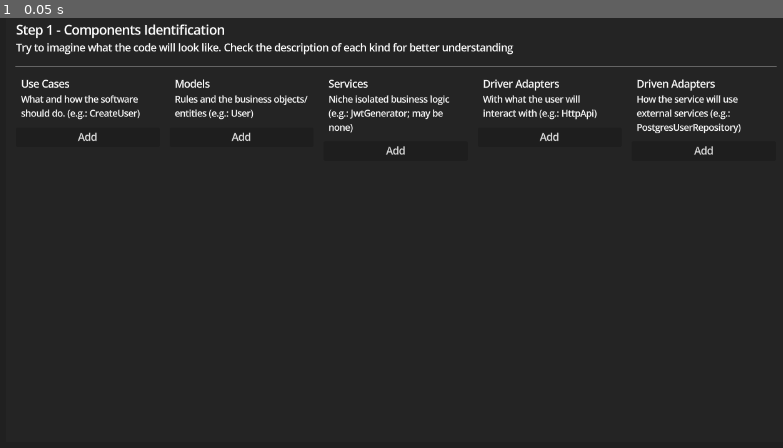
Above: before the commit, frame 1.
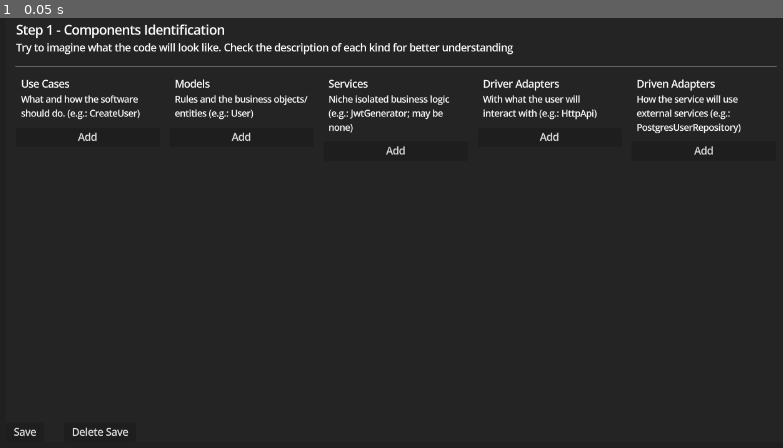
Above: after the commit, the same moment.

Repository: neoRandom/architecture-scaffolding
Game: Godot game, scene res://main.tscn
The game is run twice, just before and just after one commit, with the same random seed, the same clock (stepped at 60 frames per second) and the same inputs.
Inputs:
- Up to frame 1 (0.05 s): no input

The runs differ from the first frame. In frame 1, 0.1% of the frame differs, in the area x 1-17%, y 95-98%.

Commit message:
feat: finish connecting Step 1 with Data Store

Diff:
--- a/autoloads/data_store.gd
+++ b/autoloads/data_store.gd
@@ -1,4 +1,6 @@
 extends Node
+
+signal deleting_save
 
 const DATA_FILE_PATH := "user://data.save"
 const SAVE_TIMER_COOLDOWN := 5
@@ -90,6 +92,14 @@
 		)
 		components.remove_at(idx)
 
+	func get_component_by_id(id: int) -> Component:
+		var idx := components.find_custom(
+			func(component: Component):
+				return component.id == id
+		)
+		return components.get(idx)
+
+
 @abstract
 class DataFileKeys:
 	const CURRENT_ID: String = "current_id"
@@ -142,7 +152,7 @@
 
 	var data_file := FileAccess.open(DATA_FILE_PATH, FileAccess.WRITE)
 	var temp_save_data := {
-		DataFileKeys.CURRENT_ID: 0,
+		DataFileKeys.CURRENT_ID: data.current_id,
 		DataFileKeys.COMPONENTS: [],
 		DataFileKeys.CONNECTIONS: []
 	}
@@ -153,7 +163,22 @@
 	for connection in data.connections:
 		temp_save_data[DataFileKeys.CONNECTIONS].append(connection.to_dict())
 
+	print(temp_save_data)
 	data_file.store_line(JSON.stringify(temp_save_data))
 
 	is_saving = false
 	print("DATA SAVED")
+
+func delete_save() -> void:
+	deleting_save.emit()
+
+	if not FileAccess.file_exists(DATA_FILE_PATH):
+		print("File does not exist.")
+		return
+
+	var error = DirAccess.remove_absolute(DATA_FILE_PATH)
+	if error == OK:
+		data = Data.new()
+		print("DATA FILE DELETED")
+	else:
+		print("FAILED TO DELETE DATA FILE: ", error)
--- a/components/list_add.gd
+++ b/components/list_add.gd
@@ -3,6 +3,7 @@
 
 signal item_added(uid: int)
 signal item_removed(uid: int)
+signal item_text_changed(uid: int, new_text: String)
 
 @onready var item_container: VBoxContainer = %VBoxContainer
 
@@ -12,7 +13,6 @@
 func _on_button_pressed() -> void:
 	add_new_item()
 
-
 func get_all() -> Array[String]:
 	var all_items: Array[String] = []
 
@@ -21,16 +21,26 @@
 
 	return all_items
 
-func add_new_item(text: String = "") -> void:
+func add_new_item(text: String = "") -> int:
 	var item: ListItem = LIST_ITEM.instantiate()
+	var item_uid := item.get_instance_id()
 
 	item_container.add_child(item)
 	item.remove_requested.connect(func(): remove_item(item))
+	item.line_edit.text_changed.connect(
+		func(new_text: String): item_text_changed.emit(item_uid, new_text)
+	)
 
 	item.line_edit.text = text
-	item_added.emit(item.get_instance_id())
+	item_added.emit(item_uid)
+
+	return item_uid
 
 func remove_item(item: Control) -> void:
 	if item != null and item.has_method("queue_free"):
 		item_removed.emit(item.get_instance_id())
 		item.queue_free()
+
+func remove_all() -> void:
+	for child in item_container.get_children():
+		child.queue_free()
--- a/components/step_1.gd
+++ b/components/step_1.gd
@@ -10,27 +10,40 @@
 var unique_id_to_data_id_relation: Dictionary[int, int] = {}
 
 func _ready() -> void:
+	DataStore.deleting_save.connect(
+		func():
+			use_cases.items.remove_all()
+	)
+
 	for component: DataStore.Component in DataStore.data.components:
 		match component.type:
 			DataStore.ComponentType.USE_CASE:
-				use_cases.items.add_new_item(component.title)
+				var uid := use_cases.items.add_new_item(component.title)
+				unique_id_to_data_id_relation[uid] = component.id
 
 	use_cases.items.item_added.connect(
 		func(uid: int):
-			if add_item_to_data_store(uid, DataStore.ComponentType.USE_CASE) == true:
+			if _add_item_to_data_store(uid, DataStore.ComponentType.USE_CASE) == true:
 				print("ADDED %d" % uid)
 			else:
 				print("ERROR ADDING %d" % uid)
 	)
 	use_cases.items.item_removed.connect(
 		func(uid: int):
-			if remove_item_from_data_store(uid) == true:
+			if _remove_item_from_data_store(uid) == true:
 				print("REMOVED %d" % uid)
 			else:
 				print("ERROR REMOVING %d" % uid)
 	)
+	use_cases.items.item_text_changed.connect(
+		func(uid: int, new_text: String):
+			if _update_item_title_from_data_store(uid, new_text) == true:
+				print("UPDATED %d" % uid)
+			else:
+				print("ERROR UPDATING %d" % uid)
+	)
 
-func add_item_to_data_store(uid: int, type: DataStore.ComponentType) -> bool:
+func _add_item_to_data_store(uid: int, type: DataStore.ComponentType) -> bool:
 	var list_item_component: ListItem = instance_from_id(uid)
 	if list_item_component == null:
 		return false
@@ -44,10 +57,22 @@
 
 	return true
 
-func remove_item_from_data_store(uid) -> bool:
+func _remove_item_from_data_store(uid: int) -> bool:
 	var data_id: int = unique_id_to_data_id_relation.get(uid, null)
 	if data_id == null:
 		return false
 
 	DataStore.data.remove_component(data_id)
 	return true
+
+func _update_item_title_from_data_store(uid: int, new_text: String) -> bool:
+	var data_id: int = unique_id_to_data_id_relation.get(uid, null)
+	if data_id == null:
+		return false
+
+	var component := DataStore.data.get_component_by_id(data_id)
+	if component == null:
+		return false
+	component.title = new_text
+
+	return true
--- a/main.tscn
+++ b/main.tscn
@@ -19,11 +19,11 @@
 [node name="Scaffold" parent="." unique_id=949884121 instance=ExtResource("2_0xm2m")]
 layout_mode = 1
 
-[node name="Step1" parent="Scaffold/MarginContainer/PanelContainer/MarginContainer" parent_id_path=PackedInt32Array(949884121, 487964463) index="0" unique_id=1606613665 instance=ExtResource("2_h2yge")]
+[node name="Step1" parent="Scaffold/MarginContainer/PanelContainer/VBoxContainer/MarginContainer" parent_id_path=PackedInt32Array(949884121, 487964463) index="0" unique_id=1606613665 instance=ExtResource("2_h2yge")]
 unique_name_in_owner = true
 layout_mode = 2
 
-[node name="Step2" parent="Scaffold/MarginContainer/PanelContainer/MarginContainer" parent_id_path=PackedInt32Array(949884121, 487964463) index="1" unique_id=1940958282 instance=ExtResource("3_lquwl")]
+[node name="Step2" parent="Scaffold/MarginContainer/PanelContainer/VBoxContainer/MarginContainer" parent_id_path=PackedInt32Array(949884121, 487964463) index="1" unique_id=1940958282 instance=ExtResource("3_lquwl")]
 unique_name_in_owner = true
 visible = false
 layout_mode = 2
--- a/scaffold.gd
+++ b/scaffold.gd
@@ -1,2 +1,9 @@
 class_name Scaffold
 extends PanelContainer
+
+func _on_save_button_pressed() -> void:
+	DataStore.save_data()
+
+
+func _on_delete_save_button_pressed() -> void:
+	DataStore.delete_save()
--- a/scaffold.tscn
+++ b/scaffold.tscn
@@ -28,9 +28,32 @@
 layout_mode = 2
 theme_override_styles/panel = SubResource("StyleBoxFlat_bd7uj")
 
-[node name="MarginContainer" type="MarginContainer" parent="MarginContainer/PanelContainer" unique_id=487964463]
+[node name="VBoxContainer" type="VBoxContainer" parent="MarginContainer/PanelContainer" unique_id=200409632]
 layout_mode = 2
+
+[node name="MarginContainer" type="MarginContainer" parent="MarginContainer/PanelContainer/VBoxContainer" unique_id=487964463]
+layout_mode = 2
+size_flags_vertical = 3
 theme_override_constants/margin_left = 16
 theme_override_constants/margin_top = 16
 theme_override_constants/margin_right = 16
 theme_override_constants/margin_bottom = 16
+
+[node name="MarginContainer2" type="MarginContainer" parent="MarginContainer/PanelContainer/VBoxContainer" unique_id=1294847443]
+layout_mode = 2
+
+[node name="HBoxContainer" type="HBoxContainer" parent="MarginContainer/PanelContainer/VBoxContainer/MarginContainer2" unique_id=1972312357]
+layout_mode = 2
+theme_override_constants/separation = 32
+
+[node name="SaveButton" type="Button" parent="MarginContainer/PanelContainer/VBoxContainer/MarginContainer2/HBoxContainer" unique_id=158302800]
+layout_mode = 2
+size_flags_horizontal = 0
+text = "  Save  "
+
+[node name="DeleteSaveButton" type="Button" parent="MarginContainer/PanelContainer/VBoxContainer/MarginContainer2/HBoxContainer" unique_id=640431494]
+layout_mode = 2
+text = "  Delete Save  "
+
+[connection signal="pressed" from="MarginContainer/PanelContainer/VBoxContainer/MarginContainer2/HBoxContainer/SaveButton" to="." method="_on_save_button_pressed"]
+[connection signal="pressed" from="MarginContainer/PanelContainer/VBoxContainer/MarginContainer2/HBoxContainer/DeleteSaveButton" to="." method="_on_delete_save_button_pressed"]
